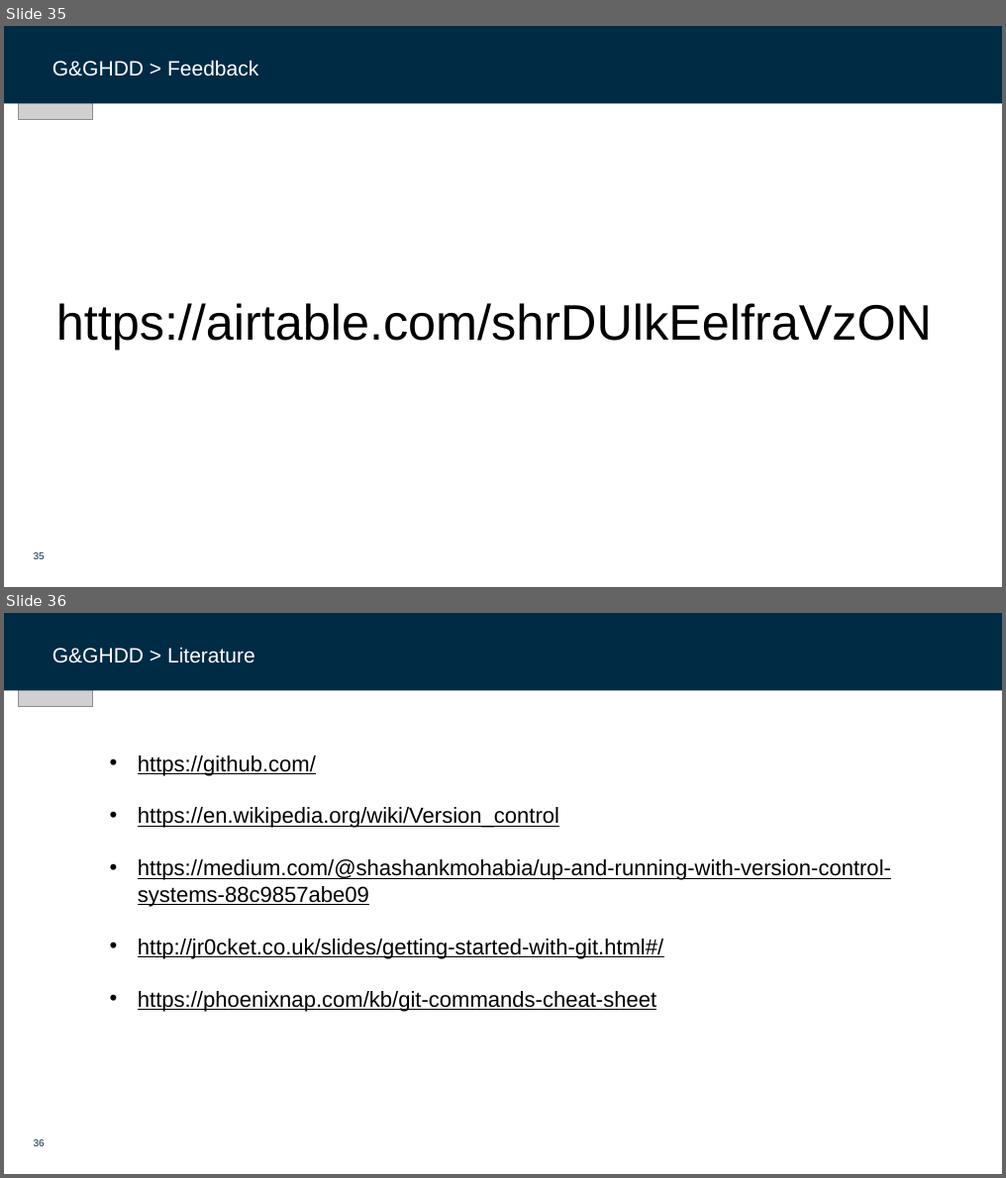
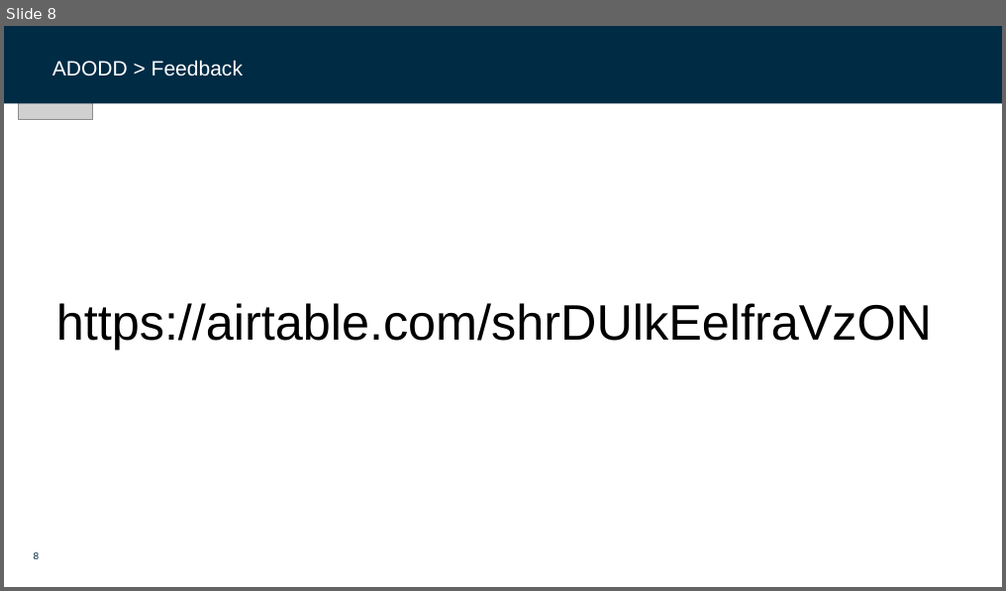
Before and after one commit to dfds/dojo, a slide deck: workshops/ado-deep-dive/ado-deep-dive.pptx. Shown one above the other, each under a label of ours: slides 35 and 36 before the commit, slide 8 after it. The pictures are 1006x1178 and 1006x591 pixels, drawn with LibreOffice and Linux fonts; fonts in the diff are those of the drawing; grey boxes stand for pictures; background and template pictures are left out. Boxes give left, top, right and bottom in pixels: in the first picture for what was removed or moved away, otherwise in the second. Text is boxed around its words. In the diff, an @@ line names an element or a change of style, - is before the commit and + after.

```diff
--- a/workshops/ado-deep-dive/ado-deep-dive.pptx
+++ b/workshops/ado-deep-dive/ado-deep-dive.pptx
@@ slide 36 removed at (4, 613, 1002, 1174), background #FFFFFF; not listed: 1 template element that a slide beside it also shows @@
@@ rectangle removed at (4, 613, 1002, 691) @@
@@ picture removed at (18, 613, 93, 707) @@
@@ rectangle removed at (902, 637, 976, 661) @@
@@ text removed at (53, 647, 255, 663) @@
-G&GHDD > Literature
@@ text removed at (138, 756, 891, 1012) @@
-• https://github.com/
-• https://en.wikipedia.org/wiki/Version_control
-• https://medium.com/@shashankmohabia/up-and-running-with-version-control-systems-88c9857abe09
-• http://jr0cket.co.uk/slides/getting-started-with-git.html#/
-• https://phoenixnap.com/kb/git-commands-cheat-sheet
@@ what was slide 35 is now slide 8 @@
@@ slide 8 changed as well @@
@@ text at (53, 60, 243, 76): text changed @@
-G&GHDD > Feedback
+ADODD > Feedback
@@ page number at (34, 553, 40, 560): text changed @@
-35
+8
```
Also in this commit, not shown: 4 other slides changed, 3 slides added, 30 other slides removed.
